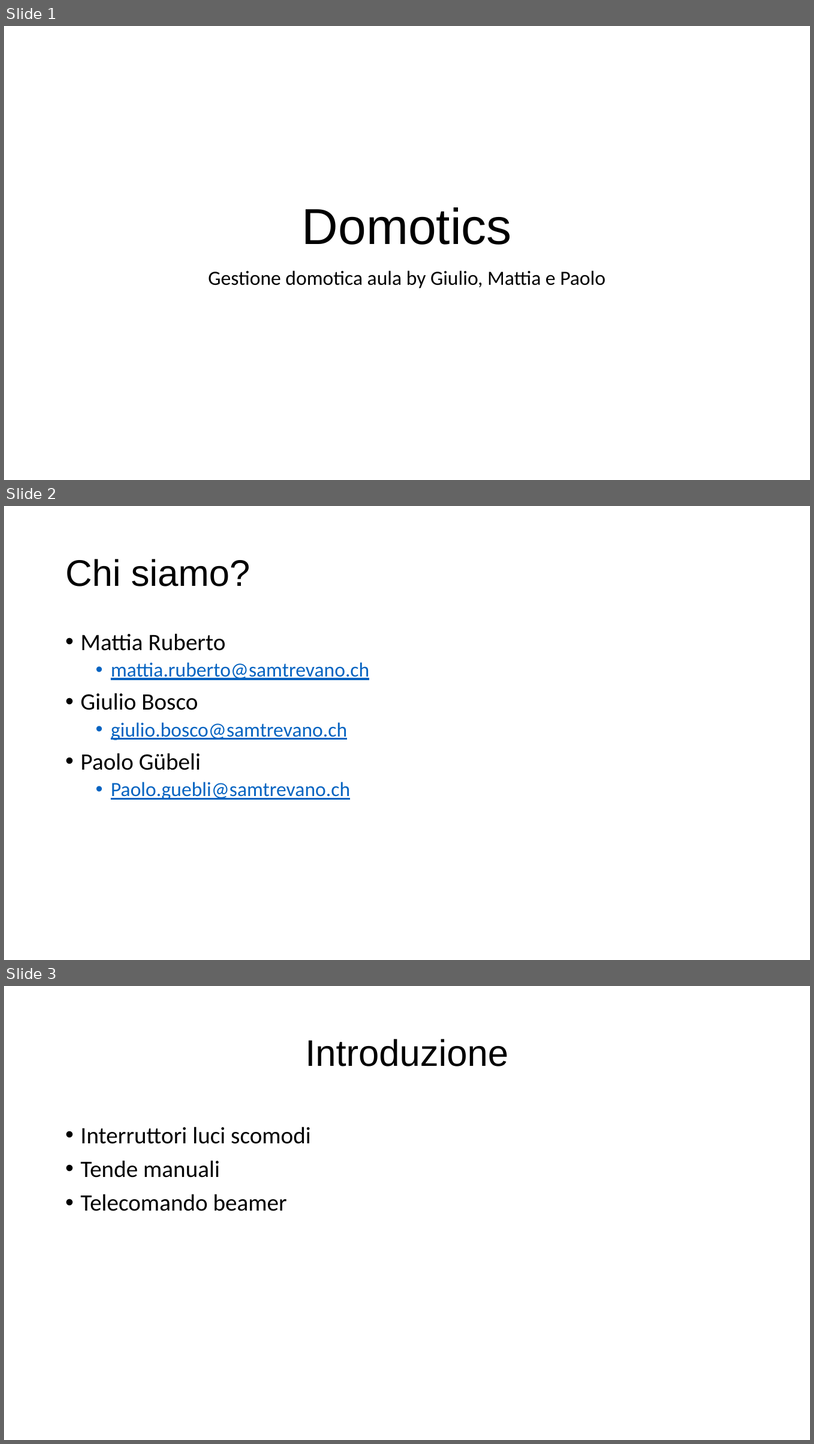
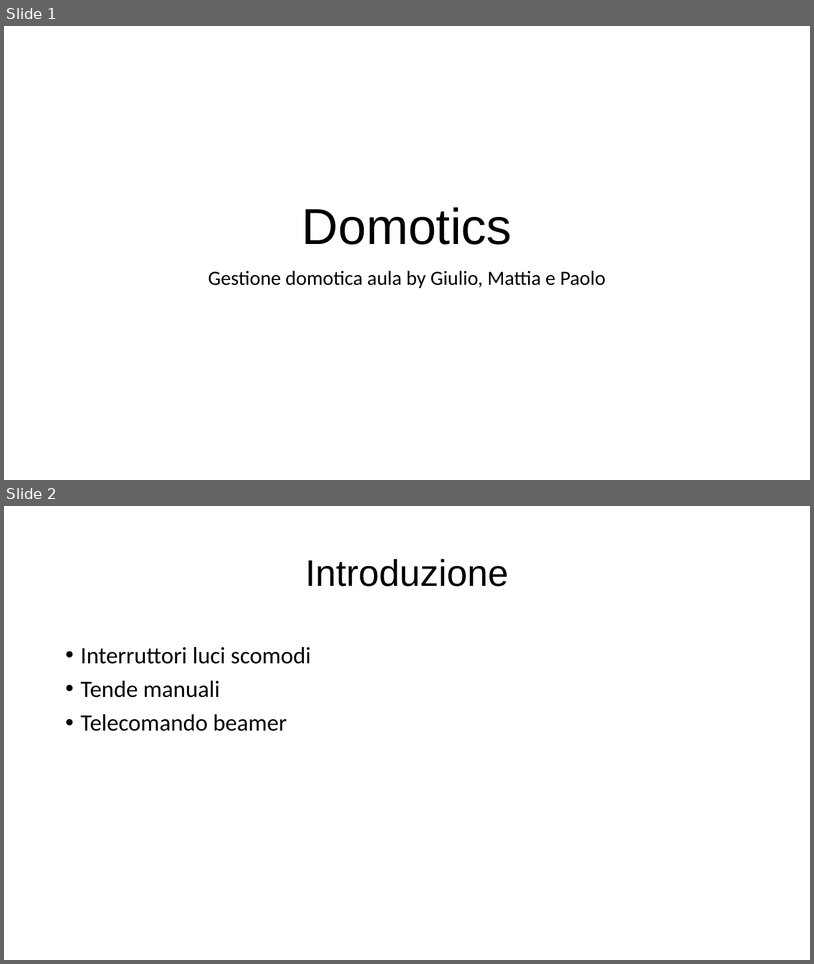
Before and after one commit to giuliobosco/domotics, a slide deck: consegna/Presentazione_ProgettoDomotica_Ruberto_Bosco_Gübli.pptx. Shown one above the other, each under a label of ours: slides 1, 2 and 3 before the commit, slides 1 and 2 after it. The pictures are 814x1444 and 814x964 pixels, drawn with LibreOffice and Linux fonts; fonts in the diff are those of the drawing. Boxes give left, top, right and bottom in pixels: in the first picture for what was removed or moved away, otherwise in the second. Text is boxed around its words. In the diff, an @@ line names an element or a change of style, - is before the commit and + after.

```diff
--- a/consegna/Presentazione_ProgettoDomotica_Ruberto_Bosco_Gübli.pptx
+++ b/consegna/Presentazione_ProgettoDomotica_Ruberto_Bosco_Gübli.pptx
@@ slide 2 removed at (4, 506, 810, 960), background #FFFFFF @@
@@ title removed at (65, 559, 251, 586) @@
-Chi siamo?
@@ text removed at (81, 633, 369, 799) @@
-• Mattia Ruberto
-  • mattia.ruberto@samtrevano.ch
-• Giulio Bosco
-  • giulio.bosco@samtrevano.ch
-• Paolo Gübeli
-  • Paolo.guebli@samtrevano.ch
@@ what was slide 3 is now slide 2 @@
```
Also in this commit, not shown: 1 slide changed.
